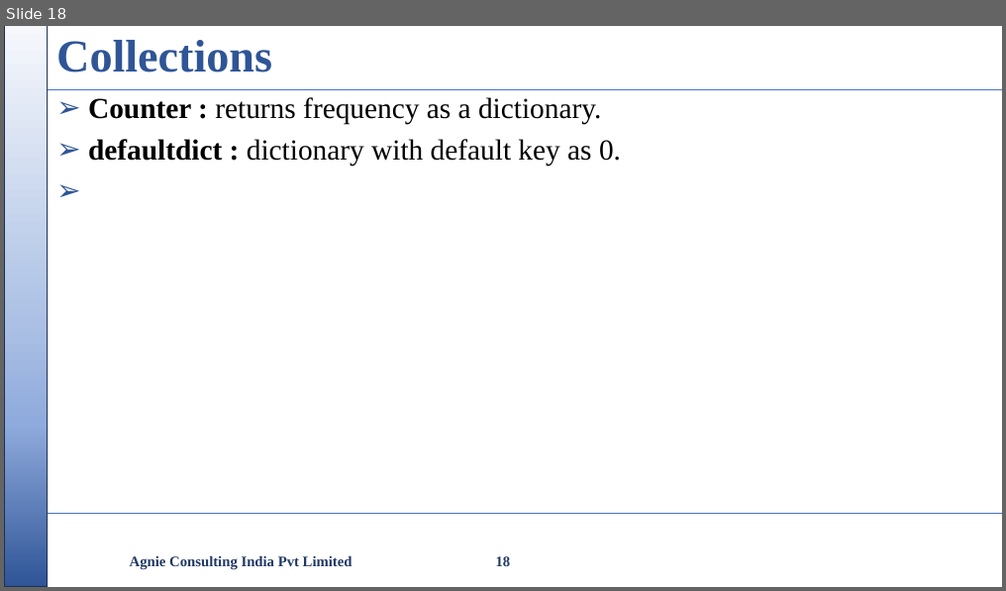
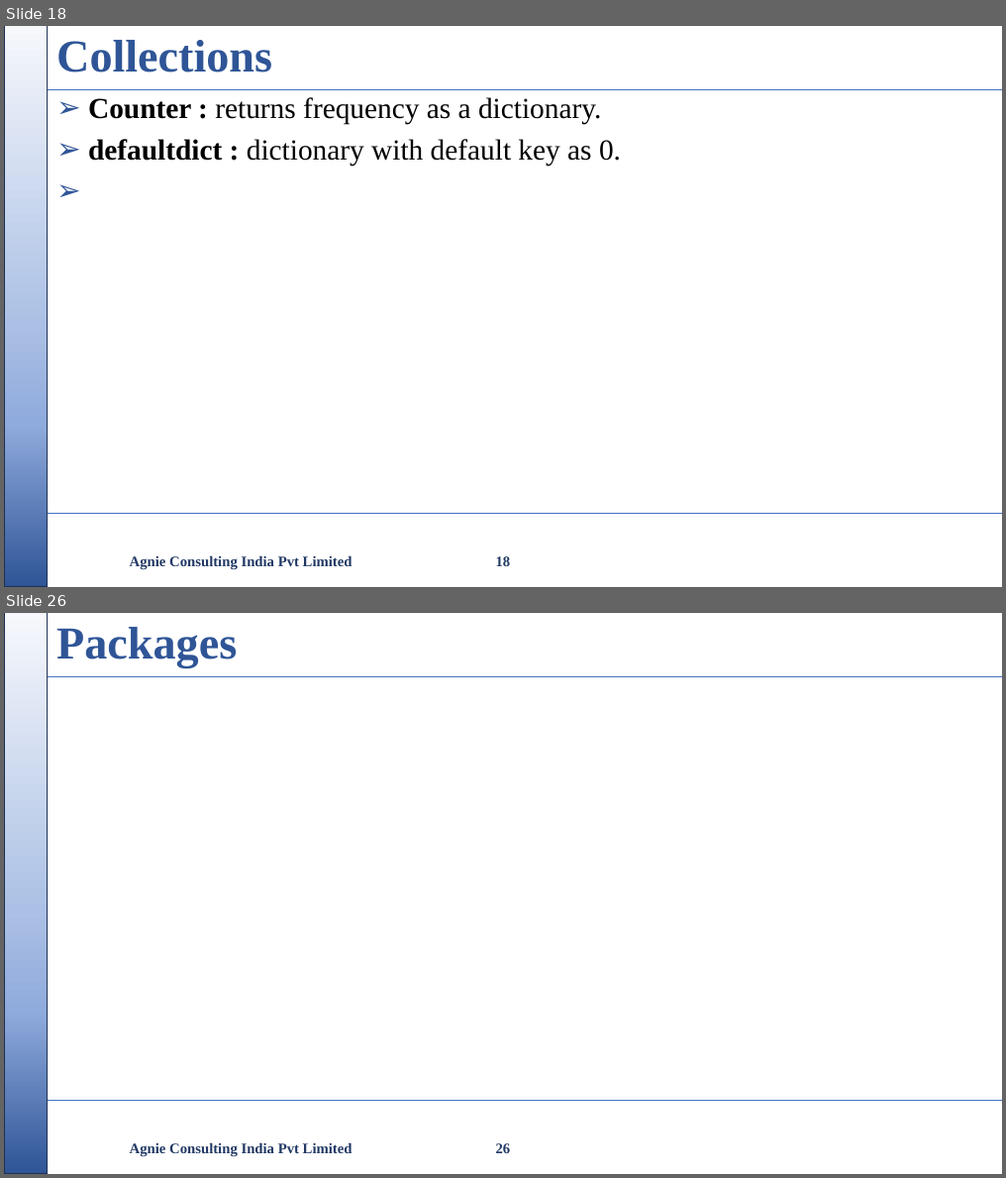
Before and after one commit to nikishdaniel1-del/Python-Cls, a slide deck: python class/Python Class.pptx. Shown one above the other, each under a label of ours: slide 18 before the commit, slides 18 and 26 after it; the slides between them are not shown. The pictures are 1006x591 and 1006x1178 pixels, drawn with LibreOffice and Linux fonts; fonts in the diff are those of the drawing; background and template pictures are left out. Boxes give left, top, right and bottom in pixels: in the first picture for what was removed or moved away, otherwise in the second. Text is boxed around its words. In the diff, an @@ line names an element or a change of style, - is before the commit and + after.

```diff
--- a/python class/Python Class.pptx
+++ b/python class/Python Class.pptx
@@ slide 26 added at [4,613,1002,1174], background #FFFFFF; not listed: 3 template elements that a slide beside it also shows @@
@@ title added at [56,627,237,668], 44 pt, text #2F5597, bold @@
+Packages
@@ text added at [130,1143,352,1157], 14 pt, text #203864, bold @@
+Agnie Consulting India Pvt Limited
@@ page number added at [496,1144,511,1154], 14 pt, text #203864, bold @@
+26
```
Also in this commit, not shown: 4 slides changed, 12 other slides added, 2 other files.
